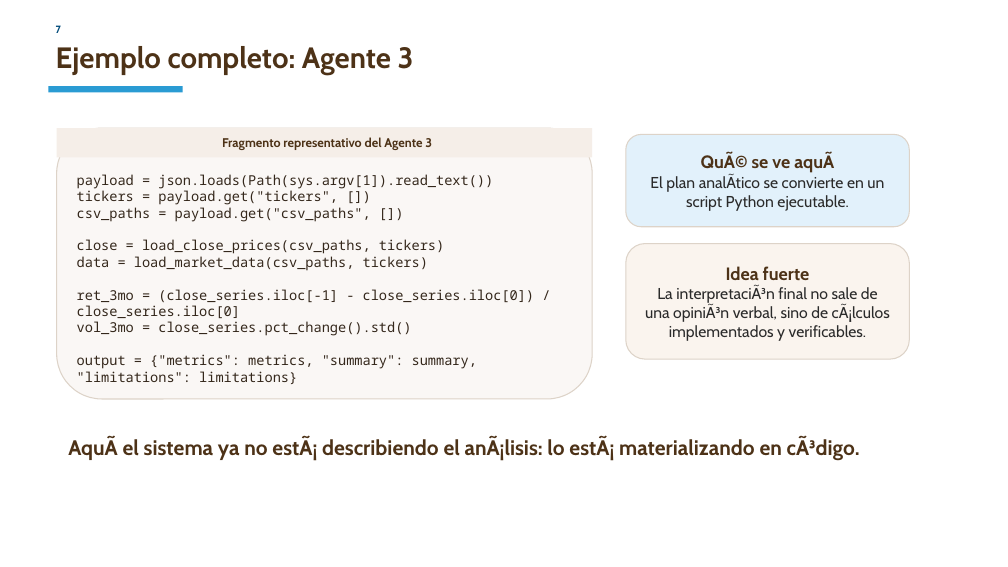
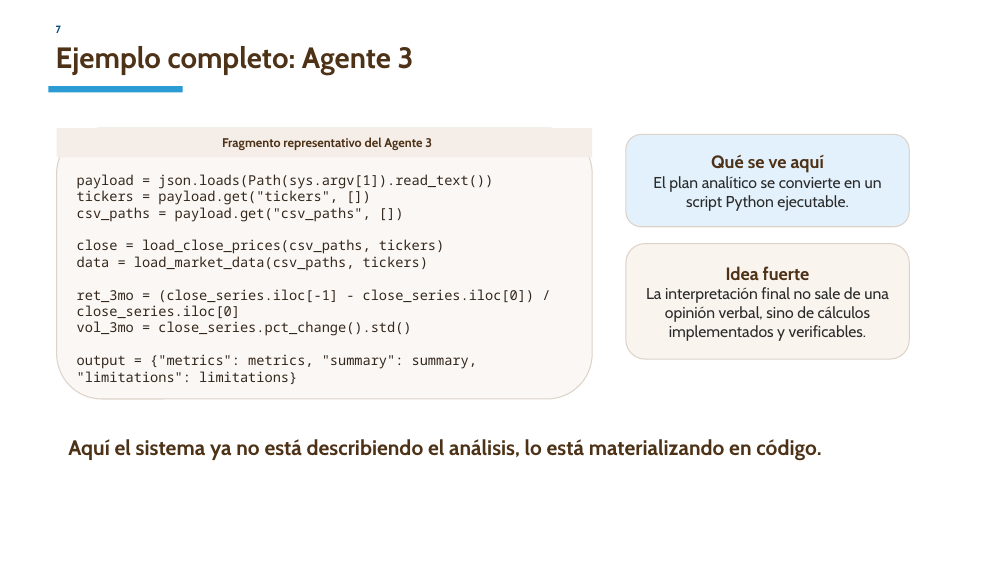
Before and after one commit to CarlosRuiz4102/tfm, a slide deck: slide 8 of docs/presentacion_tfm_15min_v4.pptx. Drawn at 1008x567 pixels with LibreOffice and Linux fonts; fonts in the diff are those of the drawing. Boxes give left, top, right and bottom in pixels: in the first picture for what was removed or moved away, otherwise in the second. Text is boxed around its words. In the diff, an @@ line names an element or a change of style, - is before the commit and + after.

Commit message:
presentacion y guion finalizado

```diff
--- a/docs/presentacion_tfm_15min_v4.pptx
+++ b/docs/presentacion_tfm_15min_v4.pptx
@@ text in rounded rectangle at [653,155,882,211]: text changed @@
-QuÃ© se ve aquÃ
-El plan analÃtico se convierte en un script Python ejecutable.
+Qué se ve aquí
+El plan analítico se convierte en un script Python ejecutable.
@@ text in rounded rectangle at [646,287,889,341]: text changed @@
-La interpretaciÃ³n final no sale de una opiniÃ³n verbal, sino de cÃ¡lculos implementados y verificables.
+La interpretación final no sale de una opinión verbal, sino de cálculos implementados y verificables.
@@ text at [68,439,821,461]: text changed @@
-AquÃ el sistema ya no estÃ¡ describiendo el anÃ¡lisis: lo estÃ¡ materializando en cÃ³digo.
+Aquí el sistema ya no está describiendo el análisis, lo está materializando en código.
```
Also in this commit, not shown: 6 other slides changed, 2 slides added, 2 slides removed, 4 other files.
